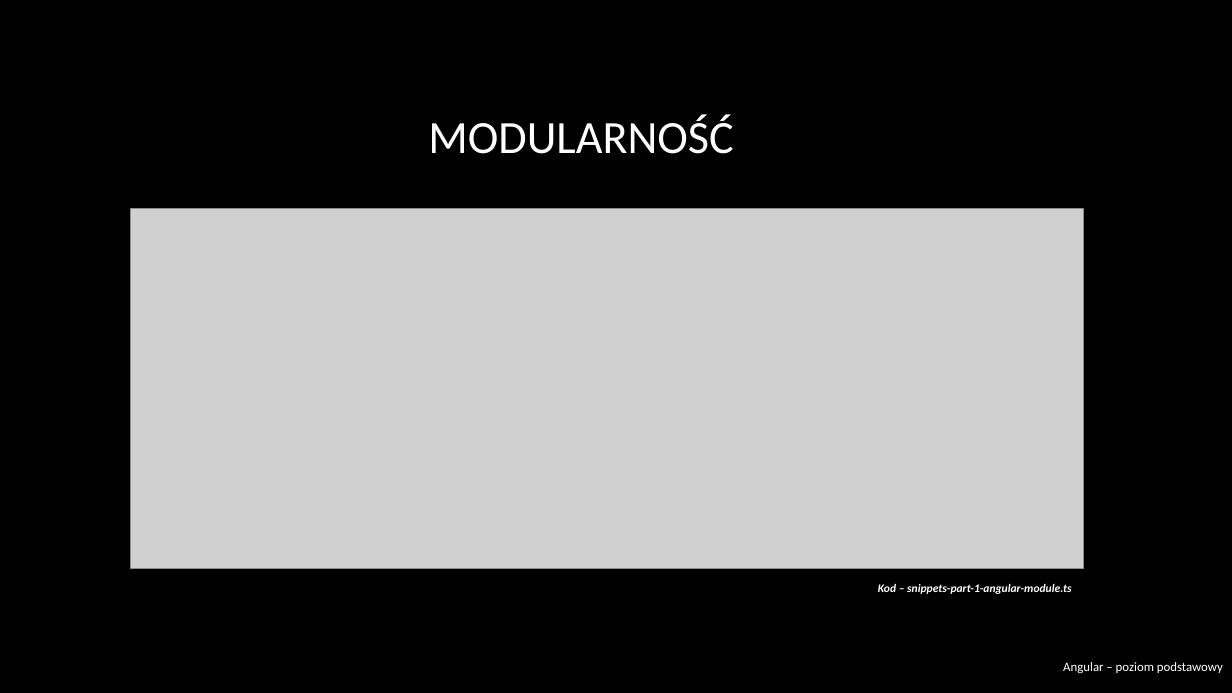
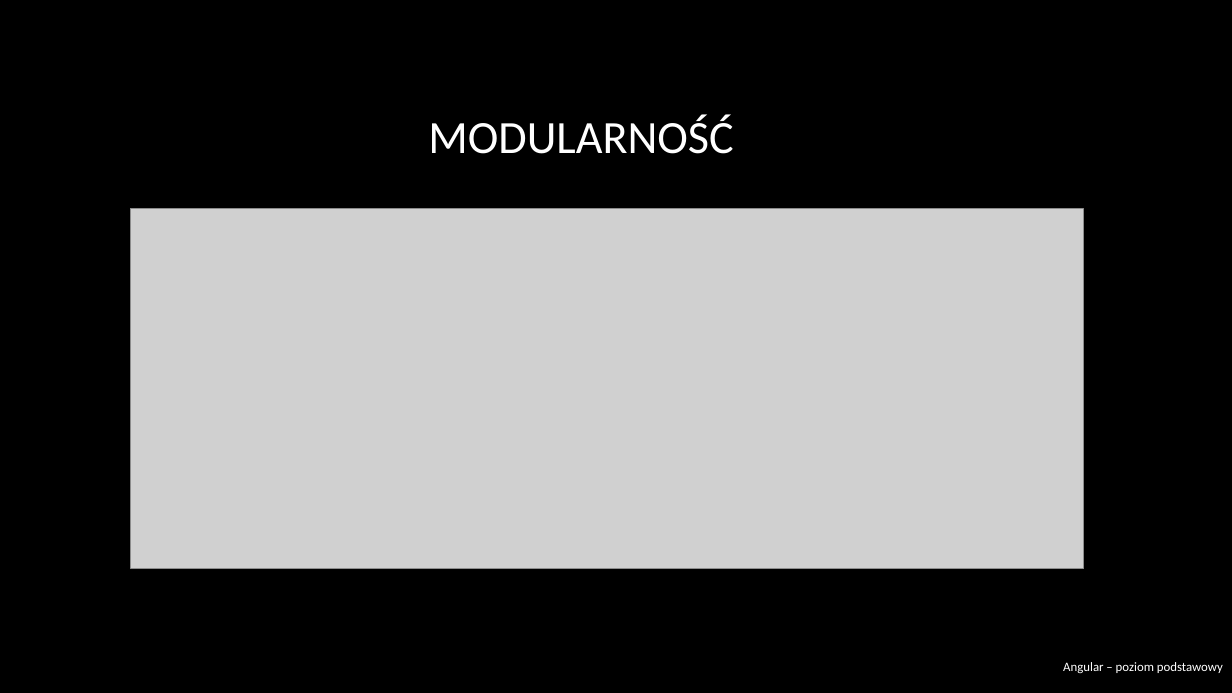
Before and after one commit to RafalSzczuka/angular-course-pfr, a slide deck: slide 20 of prezentacja/prezentacja/Angular beginner.pptx (slide 21 before the commit). Drawn at 1232x693 pixels with LibreOffice and Linux fonts; fonts in the diff are those of the drawing; grey boxes stand for pictures; background and template pictures are left out. Boxes give left, top, right and bottom in pixels: in the first picture for what was removed or moved away, otherwise in the second. Text is boxed around its words. In the diff, an @@ line names an element or a change of style, - is before the commit and + after.

```diff
--- a/prezentacja/prezentacja/Angular beginner.pptx
+++ b/prezentacja/prezentacja/Angular beginner.pptx
@@ text removed at <box>878,584,1072,594</box> @@
-Kod – snippets-part-1-angular-module.ts
```
Also in this commit, not shown: 16 other slides changed, 2 slides added, 3 slides removed, 2 other files.
